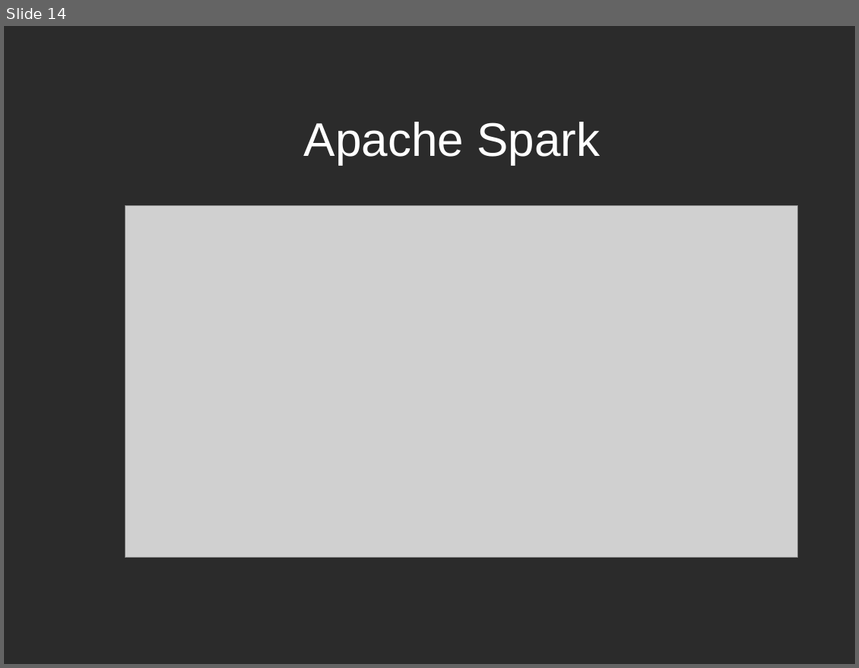
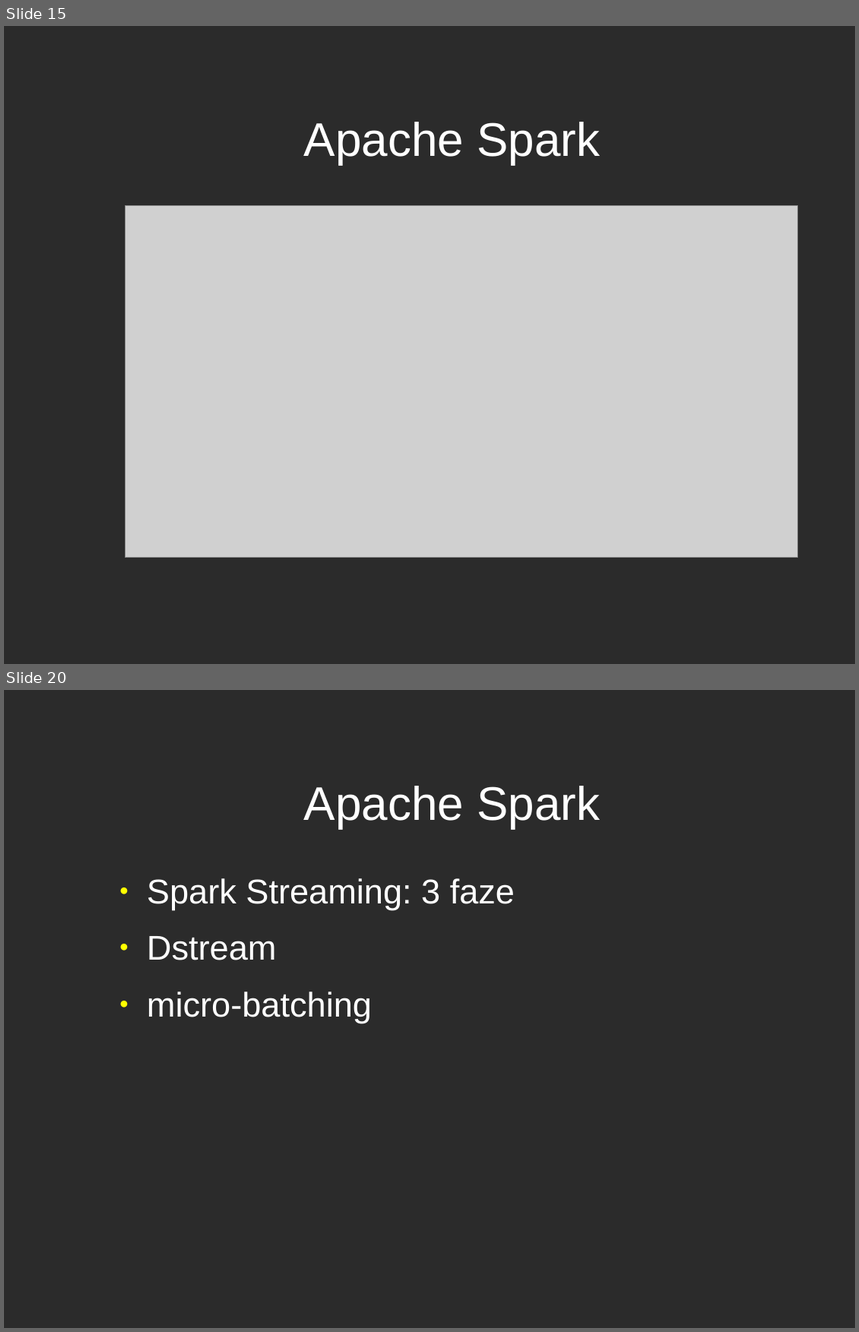
Before and after one commit to RaresBr/licenta, a slide deck: prezentareBradeaRares.odp. Shown one above the other, each under a label of ours: slide 14 before the commit, slides 15 and 20 after it; the slides between them are not shown. The pictures are 859x668 and 859x1332 pixels, drawn with LibreOffice and Linux fonts; fonts in the diff are those of the drawing; grey boxes stand for pictures; background and template pictures are left out; a plain dark background stands for a picture behind light text. Boxes give left, top, right and bottom in pixels: in the first picture for what was removed or moved away, otherwise in the second. Text is boxed around its words. In the diff, an @@ line names an element or a change of style, - is before the commit and + after.

```diff
--- a/prezentareBradeaRares.odp
+++ b/prezentareBradeaRares.odp
@@ slide 20 added at [4,690,855,1328], background picture (left out) @@
@@ title added at [304,786,600,828], 44 pt, text #FFFFFF @@
+Apache Spark
@@ text added at [147,878,515,1023], 32 pt, text #FFFFFF @@
+● Spark Streaming: 3 faze
+● Dstream
+● micro-batching
@@ what was slide 14 is now slide 15 @@
```
Also in this commit, not shown: 15 other slides added.
